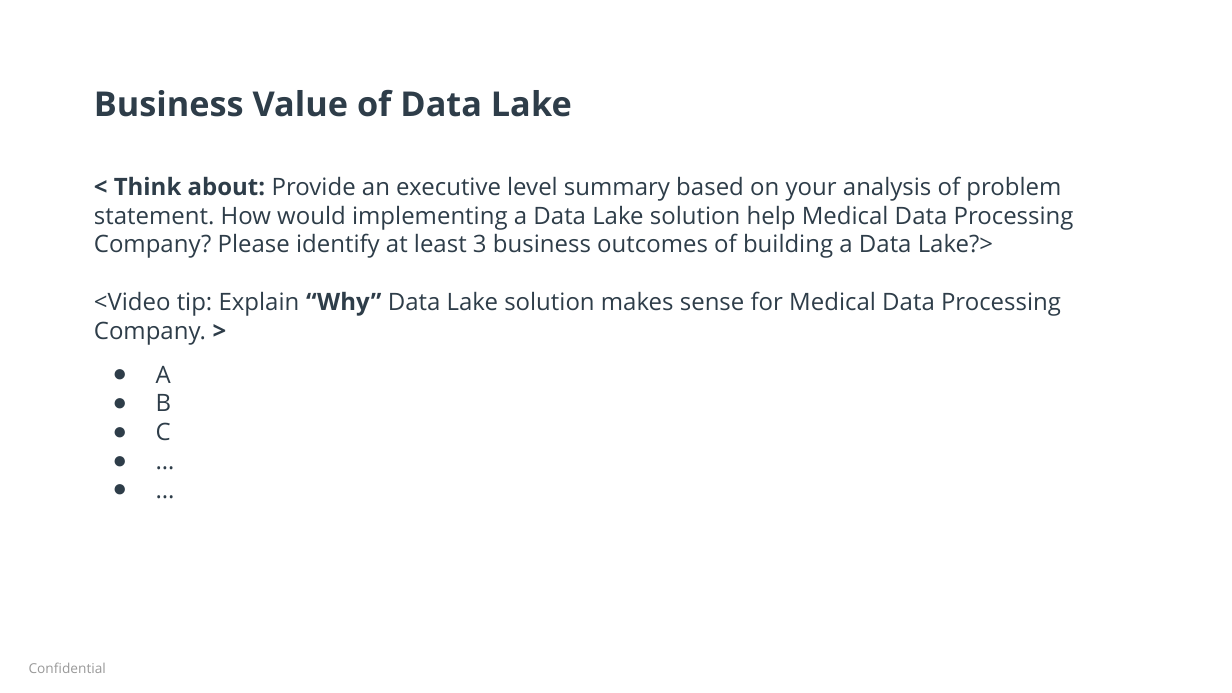
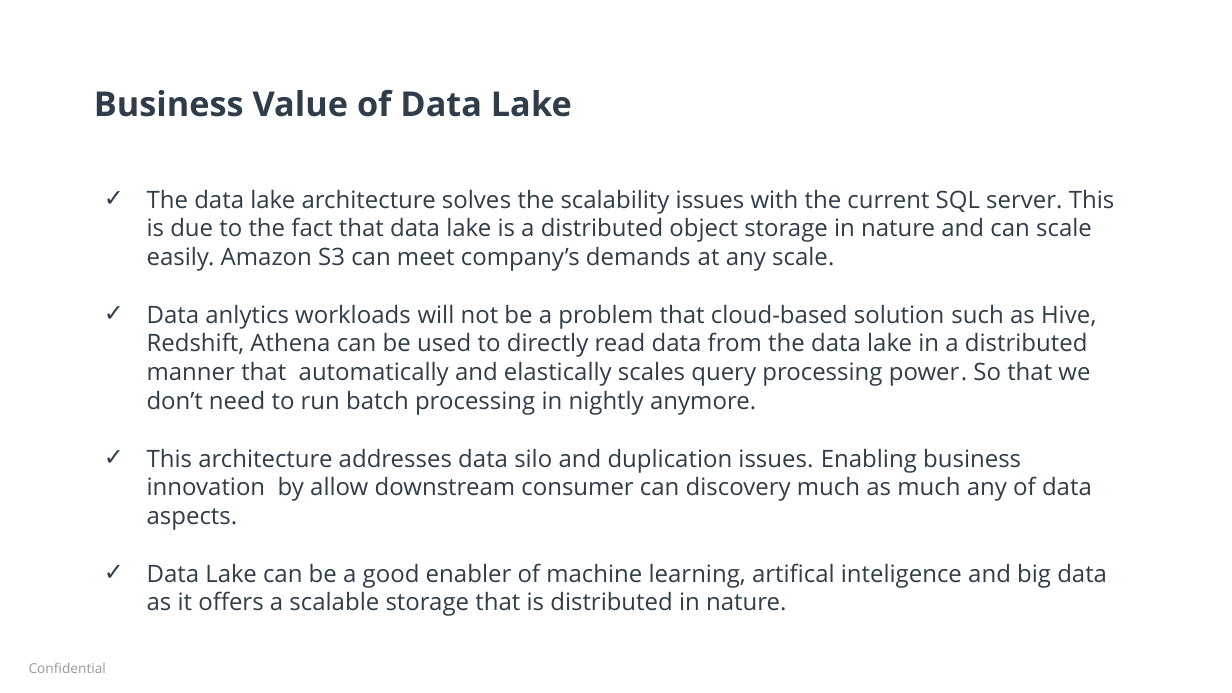
Before and after one commit to fuongcao/udacity-data-achitect, a slide deck: slide 8 of 3- Enterprise Data Lake/Datalake Executive Presentation.pptx. Drawn at 1232x693 pixels with LibreOffice and Linux fonts; fonts in the diff are those of the drawing; background and template pictures are left out. Boxes give left, top, right and bottom in pixels: in the first picture for what was removed or moved away, otherwise in the second. Text is boxed around its words. In the diff, an @@ line names an element or a change of style, - is before the commit and + after.

Commit message:
Datalake Executive Presentation

```diff
--- a/3- Enterprise Data Lake/Datalake Executive Presentation.pptx
+++ b/3- Enterprise Data Lake/Datalake Executive Presentation.pptx
@@ subtitle removed at [94, 176, 1074, 345] @@
-< Think about: Provide an executive level summary based on your analysis of problem statement. How would implementing a Data Lake solution help Medical Data Processing Company? Please identify at least 3 business outcomes of building a Data Lake?>
-<Video tip: Explain “Why” Data Lake solution makes sense for Medical Data Processing Company. >
@@ text at [147, 189, 1115, 616]: text changed @@
-● A
-● B
-● C
-● …
-● ...
+✓ The data lake architecture solves the scalability issues with the current SQL server. This is due to the fact that data lake is a distributed object storage in nature and can scale easily. Amazon S3 can meet company’s demands at any scale.
+✓ Data anlytics workloads will not be a problem that cloud-based solution such as Hive, Redshift, Athena can be used to directly read data from the data lake in a distributed manner that automatically and elastically scales query processing power. So that we don’t need to run batch processing in nightly anymore.
+✓ This architecture addresses data silo and duplication issues. Enabling business innovation by allow downstream consumer can discovery much as much any of data aspects.
+✓ Data Lake can be a good enabler of machine learning, artifical inteligence and big data as it offers a scalable storage that is distributed in nature.
```
Also in this commit, not shown: 4 other slides changed.
